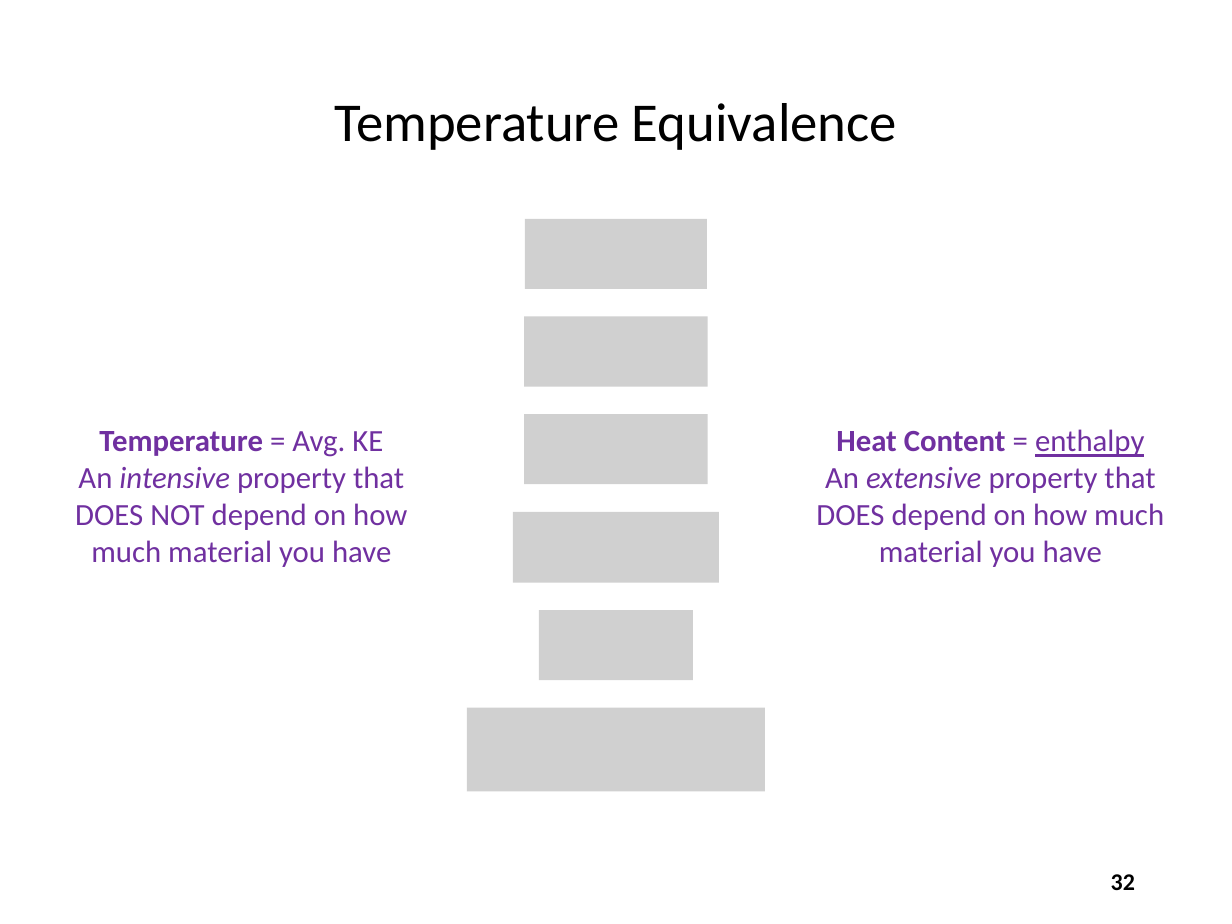
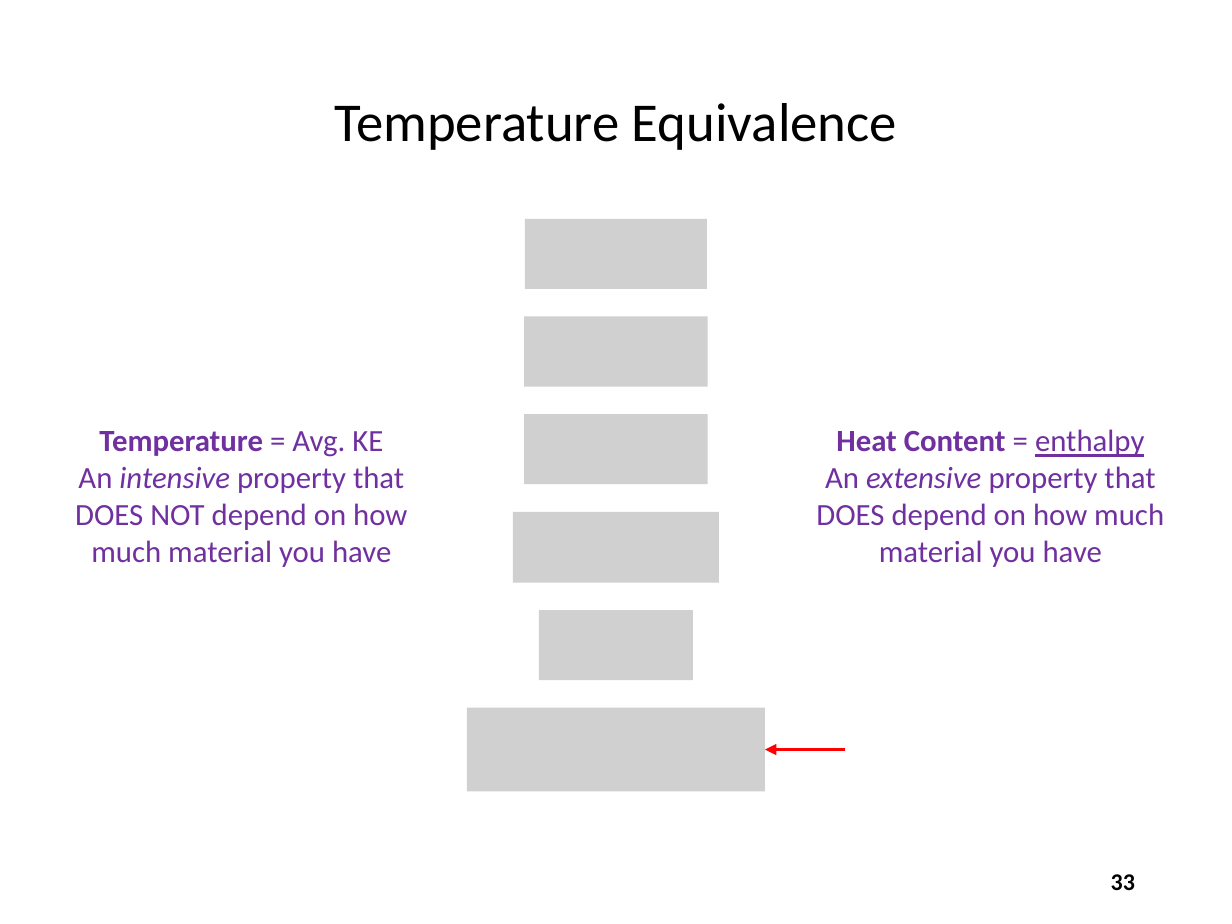
Before and after one commit to dbiersach/scicomp101, a slide deck: slide 33 of Session 02 - Python Fundamentals/Session 02 - Python Fundamentals.pptx (slide 32 before the commit). Drawn at 1232x924 pixels with LibreOffice and Linux fonts; fonts in the diff are those of the drawing; grey boxes stand for pictures. Boxes give left, top, right and bottom in pixels: in the first picture for what was removed or moved away, otherwise in the second. Text is boxed around its words. In the diff, an @@ line names an element or a change of style, - is before the commit and + after.

```diff
--- a/Session 02 - Python Fundamentals/Session 02 - Python Fundamentals.pptx
+++ b/Session 02 - Python Fundamentals/Session 02 - Python Fundamentals.pptx
@@ arrow added from (845, 749) to (765, 749), #FF0000 2.25 pt @@
@@ page number at [1111,874,1135,890]: text changed @@
-32
+33
```
Also in this commit, not shown: 12 other slides changed, 1 slide added.
